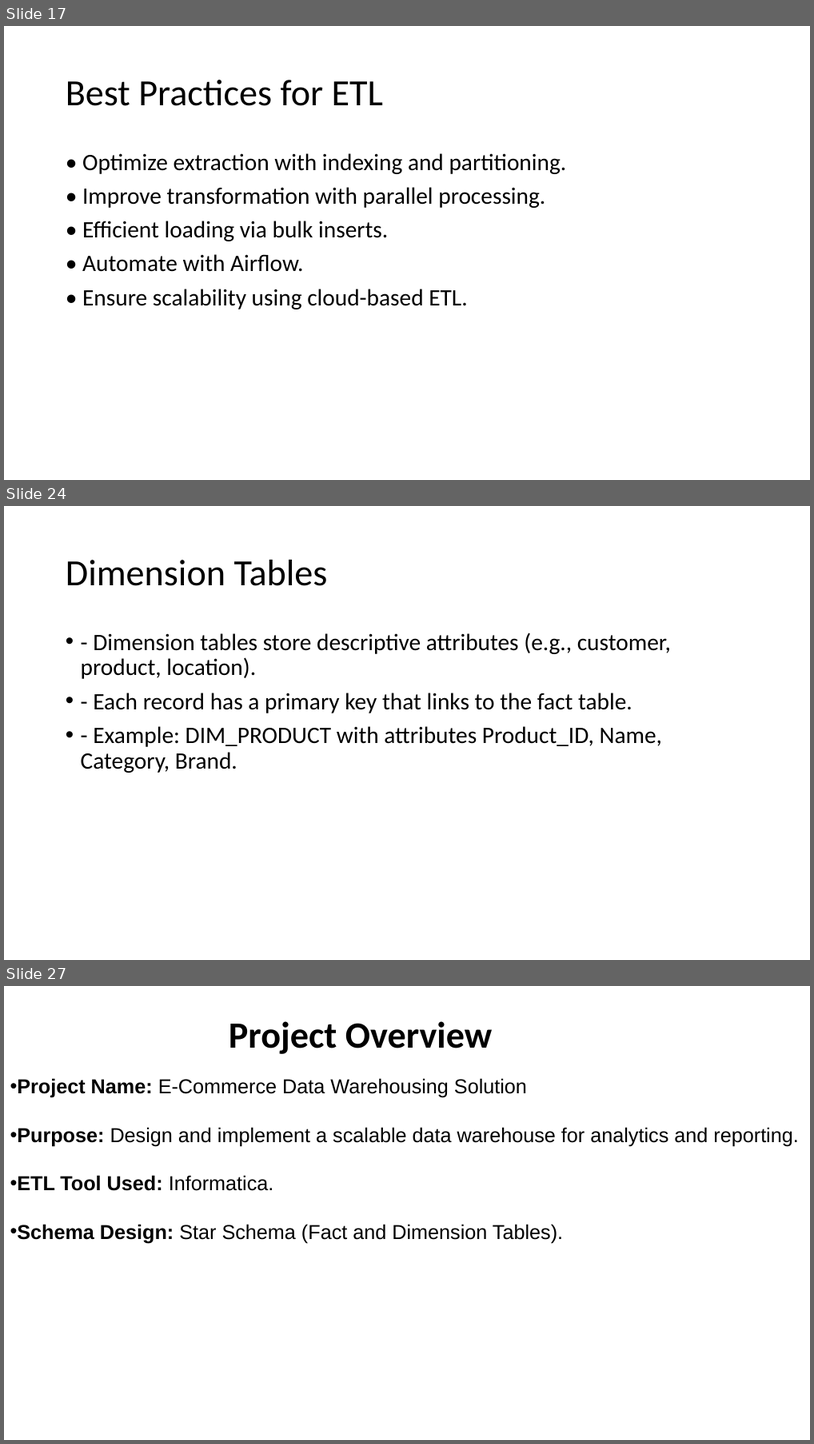
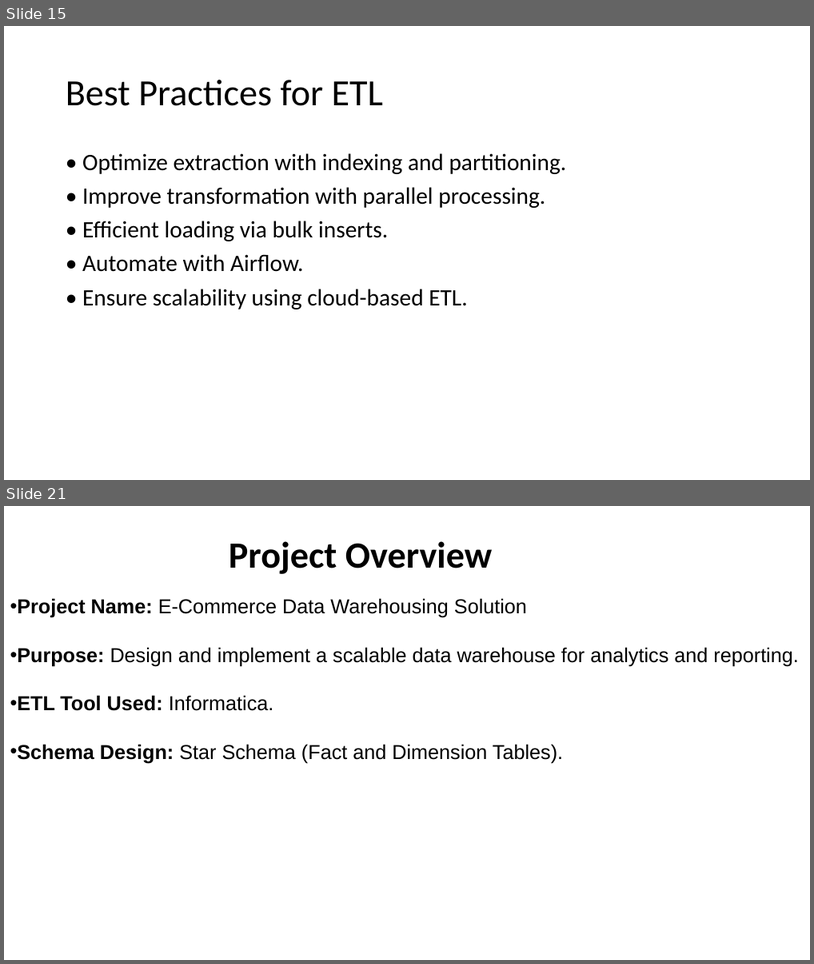
Before and after one commit to AbdulRahmanMohammedEid/E-commerce-Data-Warehouse, a slide deck: e commerce presentation.pptx. Shown one above the other, each under a label of ours: slides 17, 24 and 27 before the commit, slides 15 and 21 after it; the slides between them are not shown. The pictures are 814x1444 and 814x964 pixels, drawn with LibreOffice and Linux fonts; fonts in the diff are those of the drawing. Boxes give left, top, right and bottom in pixels: in the first picture for what was removed or moved away, otherwise in the second. Text is boxed around its words. In the diff, an @@ line names an element or a change of style, - is before the commit and + after.

```diff
--- a/e commerce presentation.pptx
+++ b/e commerce presentation.pptx
@@ slide 24 removed at (4,506,810,960), background #FFFFFF @@
@@ title removed at (66,560,328,586) @@
-Dimension Tables
@@ text removed at (81,632,671,772) @@
-• - Dimension tables store descriptive attributes (e.g., customer, product, location).
-• - Each record has a primary key that links to the fact table.
-• - Example: DIM_PRODUCT with attributes Product_ID, Name, Category, Brand.
@@ what was slide 17 is now slide 15 @@
@@ what was slide 27 is now slide 21 @@
```
Also in this commit, not shown: 2 slides changed, 7 slides added, 12 other slides removed.
